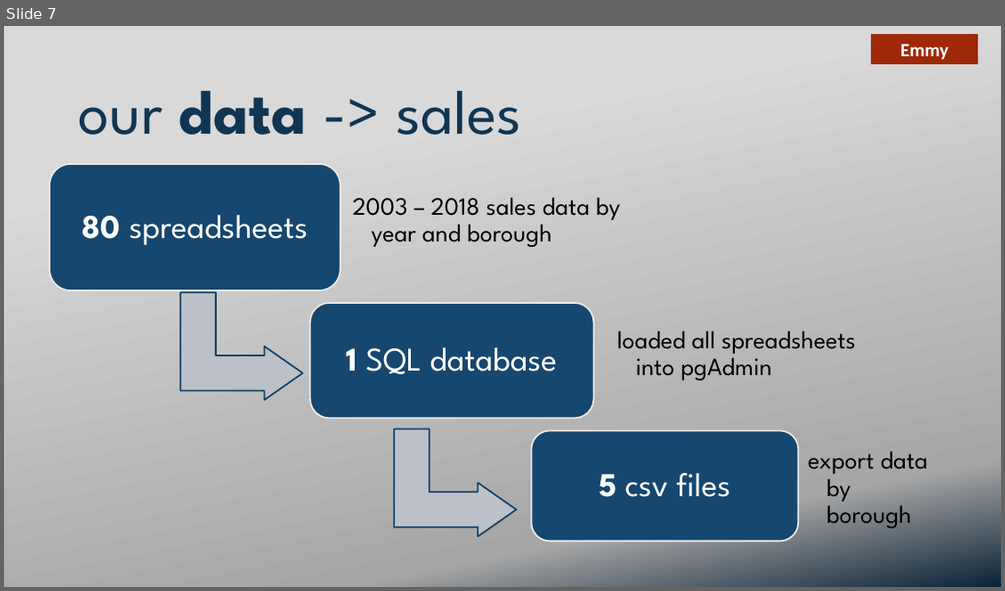
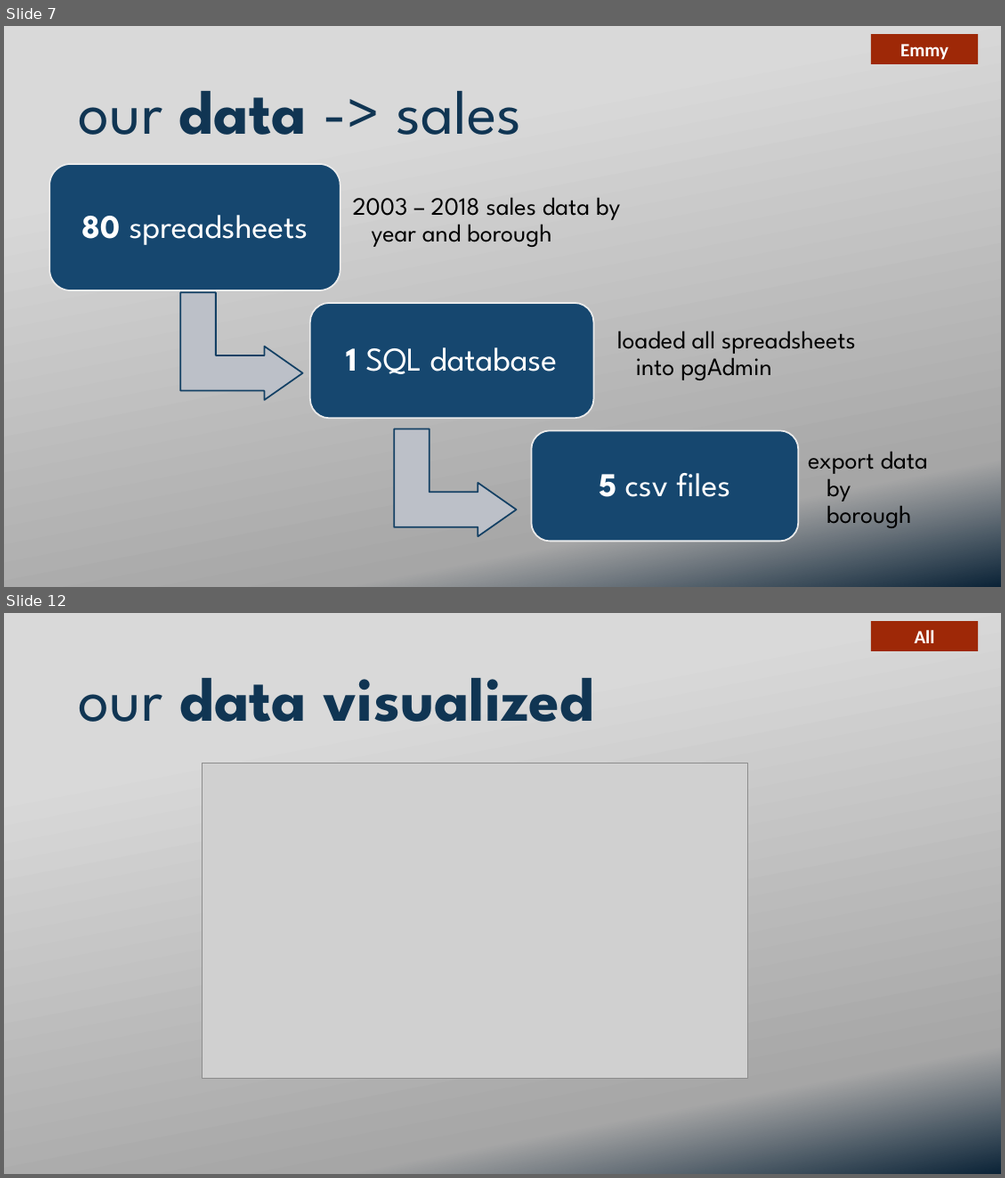
Before and after one commit to ekuo651/NYC-RE-Neighborhood-Trends, a slide deck: Presentation - Strawman.pptx. Shown one above the other, each under a label of ours: slide 7 before the commit, slides 7 and 12 after it; the slides between them are not shown. The pictures are 1005x591 and 1005x1178 pixels, drawn with LibreOffice and Linux fonts; fonts in the diff are those of the drawing; grey boxes stand for pictures; background and template pictures are left out. Boxes give left, top, right and bottom in pixels: in the first picture for what was removed or moved away, otherwise in the second. Text is boxed around its words. In the diff, an @@ line names an element or a change of style, - is before the commit and + after.

```diff
--- a/Presentation - Strawman.pptx
+++ b/Presentation - Strawman.pptx
@@ slide 12 added at (4, 613, 1001, 1174), background picture (left out) @@
@@ rectangle added at (871, 621, 978, 651), fill #9E2807, 18 pt, text #FFFFFF, bold @@
+All
@@ text added at (79, 678, 595, 722), 60 pt, text #113553, bold @@
+our data visualized
@@ picture added at (202, 763, 747, 1078) @@
```
Also in this commit, not shown: 2 other slides added, 2 slides removed, 22 other files.
